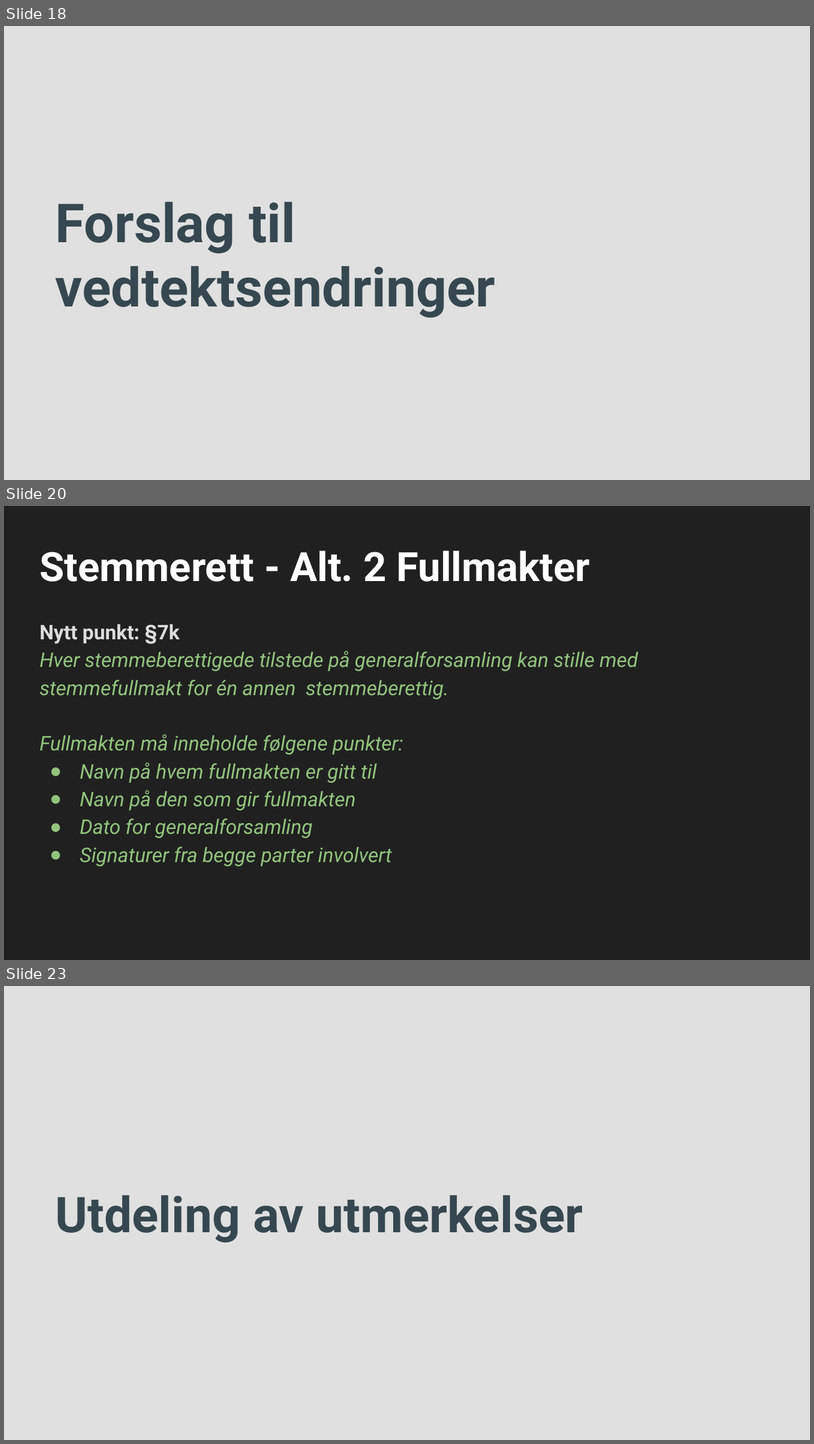
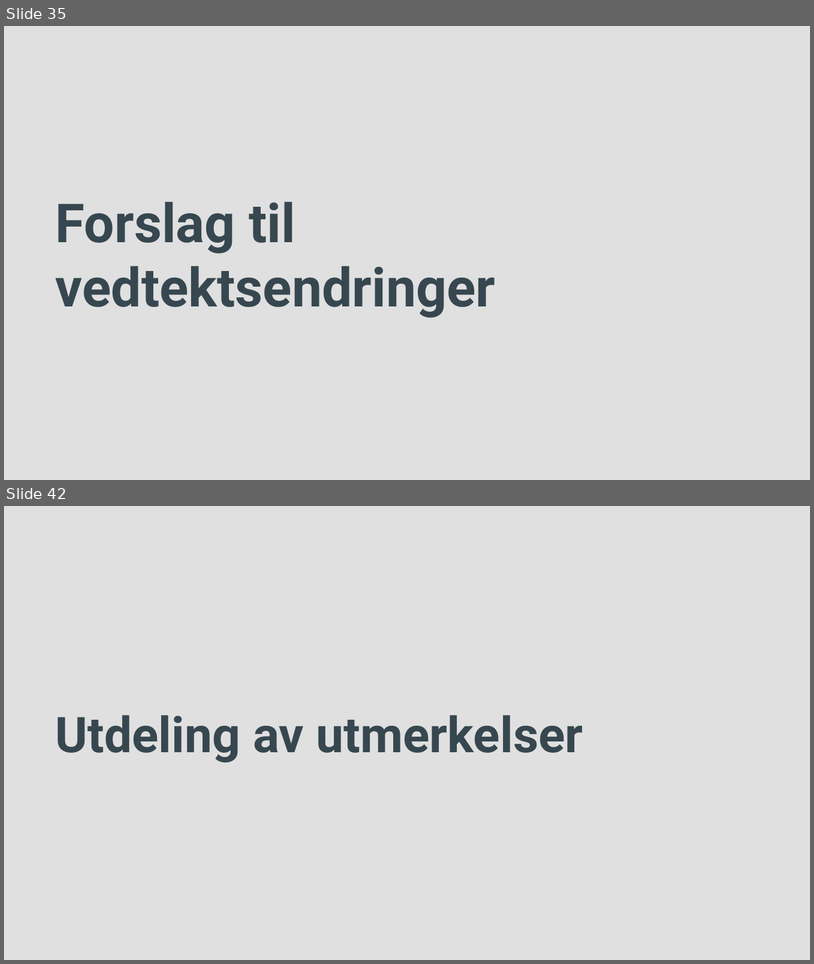
Before and after one commit to cybernetisk/docs, a slide deck: generalforsamling/21H/Generalforsamling H2021.pptx. Shown one above the other, each under a label of ours: slides 18, 20 and 23 before the commit, slides 35 and 42 after it; the slides between them are not shown. The pictures are 814x1444 and 814x964 pixels, drawn with LibreOffice and Linux fonts; fonts in the diff are those of the drawing; background and template pictures are left out. Boxes give left, top, right and bottom in pixels: in the first picture for what was removed or moved away, otherwise in the second. Text is boxed around its words. In the diff, an @@ line names an element or a change of style, - is before the commit and + after.

```diff
--- a/generalforsamling/21H/Generalforsamling H2021.pptx
+++ b/generalforsamling/21H/Generalforsamling H2021.pptx
@@ slide 20 removed at [4, 506, 810, 960], background #202020 @@
@@ title removed at [39, 550, 590, 582] @@
-Stemmerett - Alt. 2 Fullmakter
@@ text removed at [39, 624, 638, 866] @@
-Nytt punkt: §7k
-Hver stemmeberettigede tilstede på generalforsamling kan stille med stemmefullmakt for én annen stemmeberettig.
-Fullmakten må inneholde følgene punkter:
-● Navn på hvem fullmakten er gitt til
-● Navn på den som gir fullmakten
-● Dato for generalforsamling
-● Signaturer fra begge parter involvert
@@ what was slide 18 is now slide 35 @@
@@ what was slide 23 is now slide 42 @@
```
Also in this commit, not shown: 3 slides changed, 24 slides added, 4 other slides removed, 3 other files.
